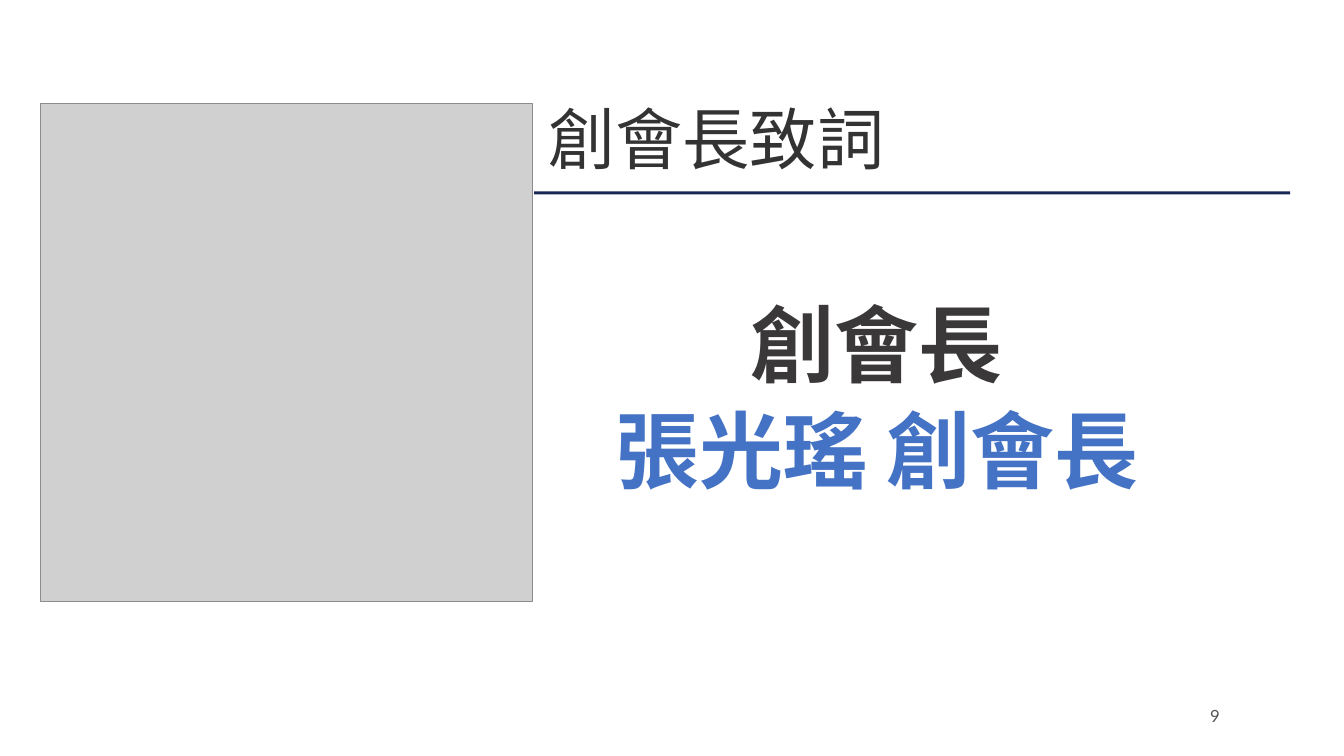
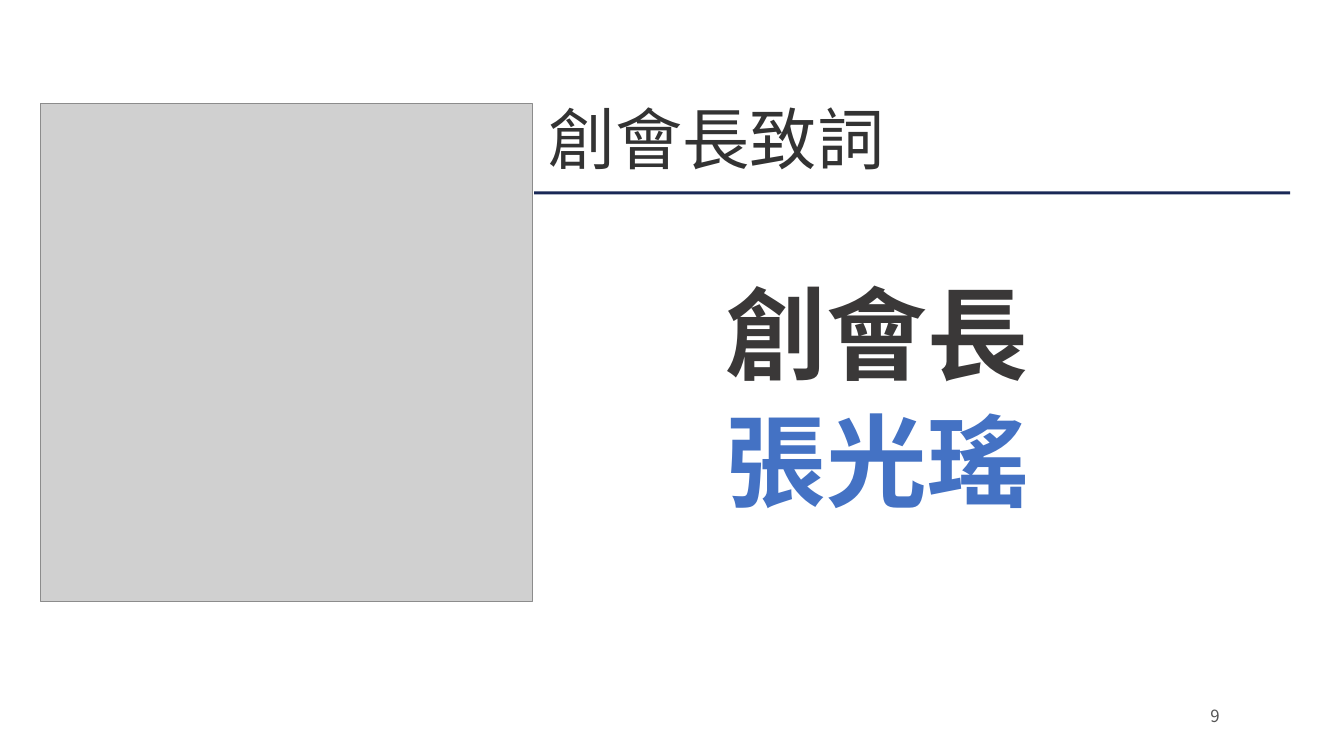
Before and after one commit to Ericliang680928/IAA, a slide deck: slide 9 of 20261204/agm/IAA會員大會簡報_20261204.pptx. Drawn at 1344x756 pixels with LibreOffice and Linux fonts; fonts in the diff are those of the drawing; grey boxes stand for pictures; background and template pictures are left out. Boxes give left, top, right and bottom in pixels: in the first picture for what was removed or moved away, otherwise in the second. Text is boxed around its words. In the diff, an @@ line names an element or a change of style, - is before the commit and + after.

```diff
--- a/20261204/agm/IAA會員大會簡報_20261204.pptx
+++ b/20261204/agm/IAA會員大會簡報_20261204.pptx
@@ text at (726,285,1028,381): size 60 to 72 pt, font Lato to Noto Sans CJK SC in "創會長" @@
@@ text at (726,413,1028,508): text changed; size 60 to 72 pt; font Lato to Noto Sans CJK SC @@
-張光瑤 創會長
+張光瑤
@@ page number at (1210,709,1219,722): font Lato to Noto Sans CJK SC @@
```
Also in this commit, not shown: 36 other slides changed, 3 other files.
